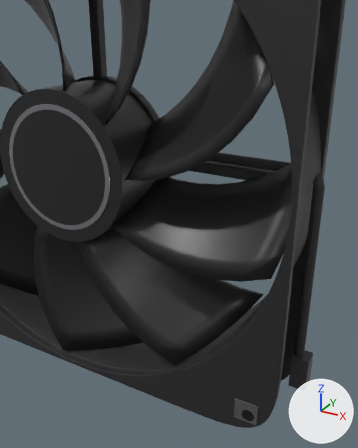
Renders of the glTF model Assets/Models/Gltbs/Fan_140.glb from each side of a commit.
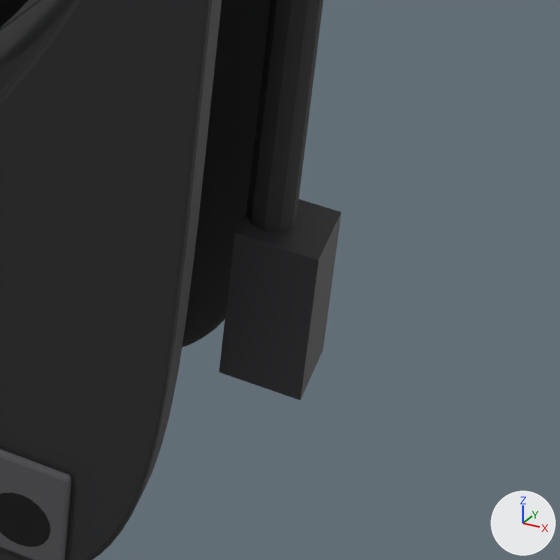
Each version is shown whole from a camera (50 mm lens) standing at (0.0965, -0.1148, 0.0429) and looking at (0.0346, -0.0023, -0.0134), then close up on the part from 68% to 100% of the width and 69% to 95% of the height. The axes (+X, +Y, +Z) are drawn at lower right. The lights are the same throughout. The older version's two pictures come first. Where no turn or scale is listed for an object, it has been applied to the vertices. Vertices at exactly the same position are counted once.

The older version as bpy lines, for what is in view:
```python
me_fan_140_fan_cable = bpy.data.meshes.new('Fan_140_Fan_Cable')
me_fan_140_fan_cable.from_pydata(...)  # 474 vertices, 936 faces; spans x 0.0225..0.075, y -0.0024..0.0124, z -0.056..0.0048
# faces by material slot: [744, 108, 84]
me_fan_140_fan_cable.materials.append(mat_fan_sleeve)  # dark grey #303030
me_fan_140_fan_cable.materials.append(mat_fan_connector)  # dark grey #38383c
me_fan_140_fan_cable.materials.append(mat_fan_hole)  # black #000000
me_fan_140_fan_frame = bpy.data.meshes.new('Fan_140_Fan_Frame')
me_fan_140_fan_frame.from_pydata(...)  # 4990 vertices, 9916 faces; spans x -0.07..0.07, y -0.0125..0.0125, z -0.07..0.07
# faces by material slot: [8348, 1568]
me_fan_140_fan_frame.materials.append(mat_fan_frame)  # black #272729
me_fan_140_fan_frame.materials.append(mat_fan_hole)  # black #000000
me_fan_140_fan_pads = bpy.data.meshes.new('Fan_140_Fan_Pads')
me_fan_140_fan_pads.from_pydata(...)  # 224 vertices, 432 faces; spans x -0.065..0.065, y -0.0125..-0.012, z -0.065..0.065
me_fan_140_fan_pads.materials.append(mat_fan_rubber)  # dark grey #505052
ob_fan_140_fan_cable = bpy.data.objects.new('Fan_140_Fan_Cable', me_fan_140_fan_cable)
ob_fan_140_fan_cable.location = (0.0, 0.0, 0.0)
ob_fan_140_fan_frame = bpy.data.objects.new('Fan_140_Fan_Frame', me_fan_140_fan_frame)
ob_fan_140_fan_frame.location = (0.0, 0.0, 0.0)
ob_fan_140_fan_pads = bpy.data.objects.new('Fan_140_Fan_Pads', me_fan_140_fan_pads)
ob_fan_140_fan_pads.location = (0.0, 0.0, 0.0)
```
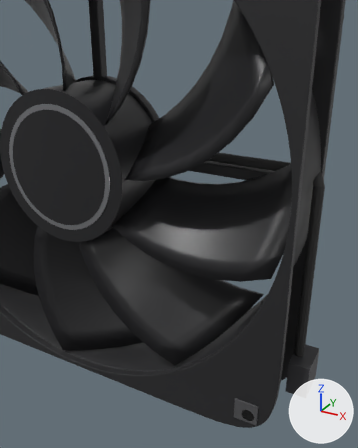
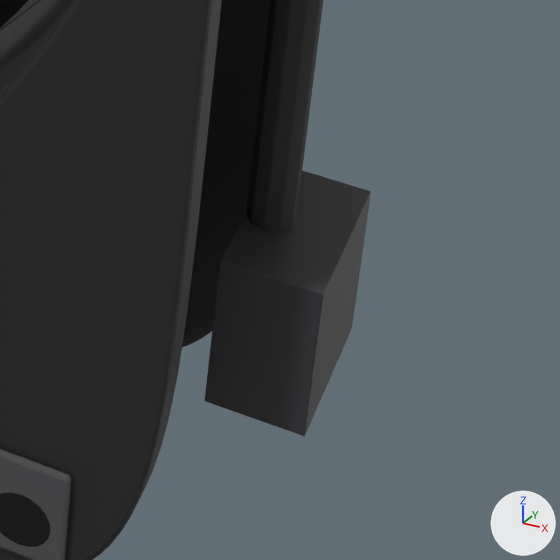
Commit message: Added Cable model files

Changed parts and their boxes [x1, y1, x2, y2] in the close-ups (560 x 560 px; the box of a moved part takes in the faces that stretch with it):
'Fan_140_Fan_Cable', reshaped
    before: [219, 0, 341, 400]
    after: [205, 0, 371, 436]
part 1 of me_fan_140_fan_cable, moved or reshaped
    before: [219, 199, 341, 400]
    after: [205, 171, 371, 436]

The change, as a diff of the scene's bpy script:
```diff
--- a/Assets/Models/Gltbs/Fan_140.glb.py
+++ b/Assets/Models/Gltbs/Fan_140.glb.py
@@ me_fan_140_fan_cable @@
 # used by ob_fan_140_fan_cable; location = (0.0, 0.0, 0.0)
-me_fan_140_fan_cable.from_pydata(...)  # 474 vertices, 936 faces; spans x 0.0225..0.075, y -0.0024..0.0124, z -0.056..0.0048
+me_fan_140_fan_cable.from_pydata(...)  # 606 vertices, 1188 faces; spans x 0.0225..0.076, y -0.0051..0.0124, z -0.056..0.0048
+# me_fan_140_fan_cable part 1
+# 14 vertices in x 0.0702..0.0703, y -0.0024..-0.0023, z -0.056..-0.046 move by (0.0, -0.0027, 0.0)
+# 14 vertices in x 0.0702..0.0703, y 0.0023..0.0024, z -0.056..-0.046 move by (0.0, 0.0027, 0.0)
+# 14 vertices in x 0.0749..0.075, y -0.0024..-0.0023, z -0.056..-0.046 move by (0.001, -0.0027, 0.0)
+# 14 vertices in x 0.0749..0.075, y 0.0023..0.0024, z -0.056..-0.046 move by (0.001, 0.0027, 0.0)
+# 10 vertices in x 0.0712..0.0713, y -0.0011, z -0.056..-0.0559 move by (0.0013, -0.0033, 0.0)
+# 10 vertices in x 0.0739..0.074, y -0.0011, z -0.056..-0.0559 move by (-0.0003, -0.0033, 0.0)
+# 24 vertices move from x 0.0712..0.074, y -0.0012..0.0012, z -0.056..-0.0559 to x 0.0725..0.0737, y -0.0044..-0.0032, z -0.056..-0.0559
+# other edits to the shape of me_fan_140_fan_cable do not show in these pictures
 me_fan_140_fan_cable.materials.append(mat_fan_sleeve)
```
